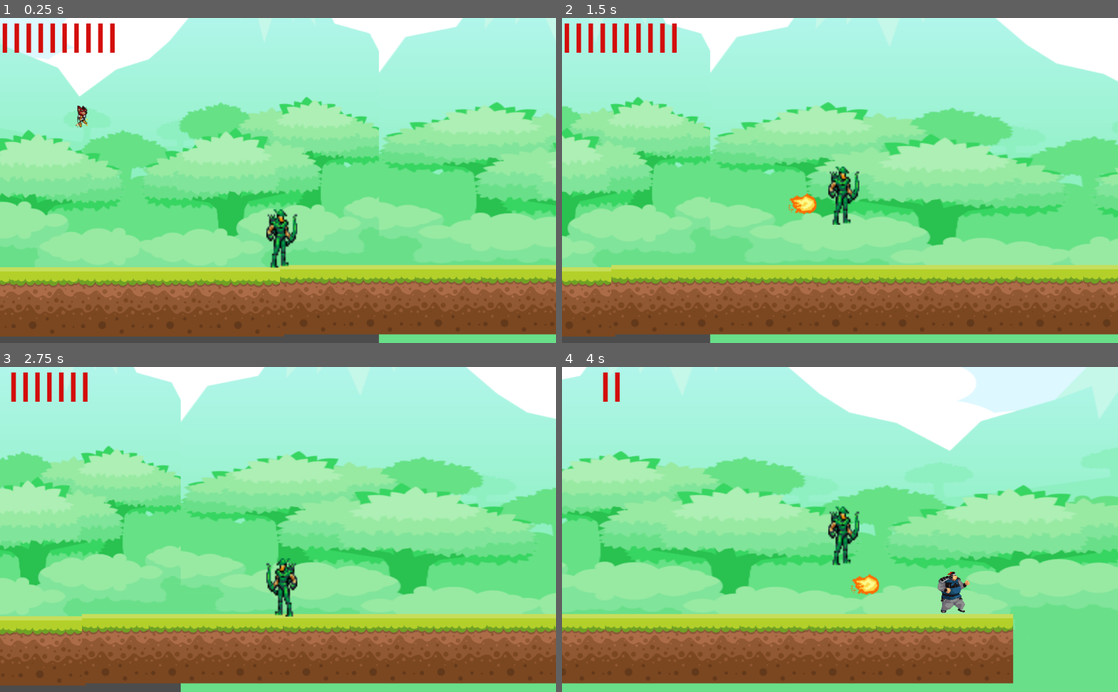
Above: before the commit, frames 1-4 (two rows, left to right).
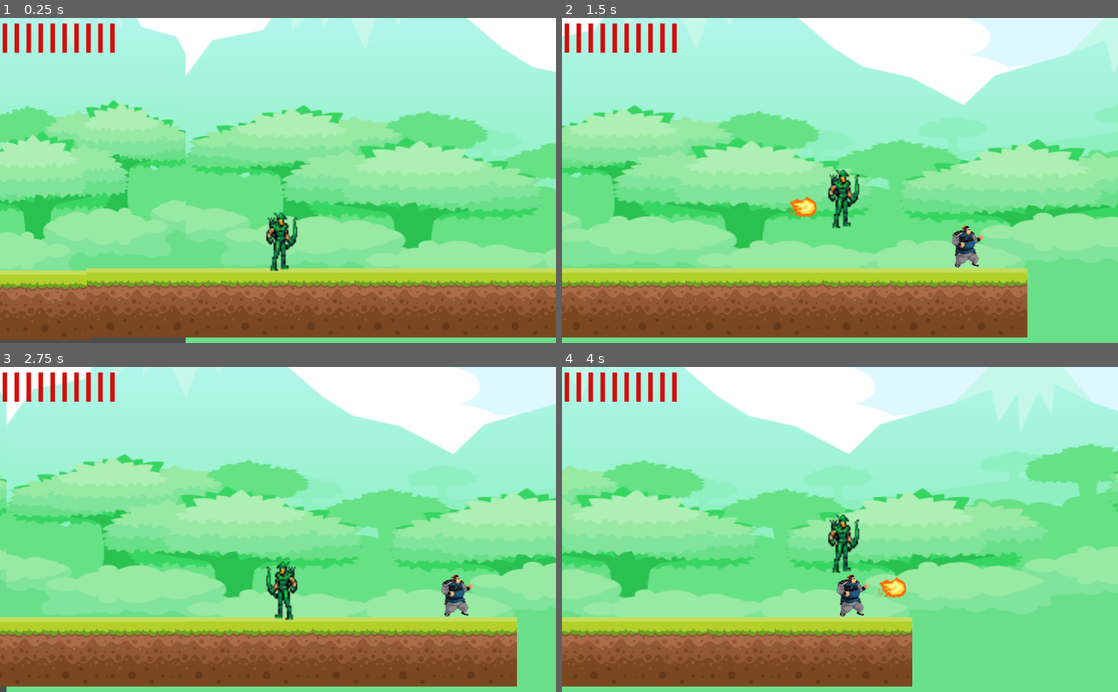
Above: after the commit, the same moments.

Repository: CC-SI/Game_lendas_corrompidas
Game: Godot game, scene res://src/Cenas/Cenario Testes/Cenario Testes.tscn
Two runs of this game, one before a commit and one after it. Both use one fixed random seed, a clock stepped at 60 frames per second and the inputs below.
Inputs:
- Up to frame 1 (0.25 s): no input
- Up to frame 2 (1.5 s): tap Enter (ui_accept) at 0.5, 0.77 s; hold Right (ui_right) from 0.53 s (still down); tap Q (atirar) at 0.6 s; tap F (dash) at 1.35 s
- Up to frame 3 (2.75 s): tap Enter (ui_accept) at 1.52 s; release Right (ui_right) at 2.03 s; hold Left (ui_left) from 2.03 s (still down); tap R (mordida) at 2.1 s
- Up to frame 4 (4 s): release Left (ui_left) at 2.78 s; hold Right (ui_right) from 2.78 s (still down); tap V (uivo) at 2.85 s; tap Enter (ui_accept) at 3.02, 3.77 s; tap Q (atirar) at 3.6 s

The runs differ from the first frame. In frame 1, 45% of the frame differs, in the area x 0-100%, y 0-100%; in frame 2, 49%; in frame 3, 48%; in frame 4, 41%.
Error after the commit: Parse Error: The method "follow_player" isn't declared in the current class. (res://src/scripts/Inimigos/Curupira.gd:23)

Commit message:
feat: chute funcionando

Diff:
--- a/src/Cenas/Cenario Testes/Cenario Testes.tscn
+++ b/src/Cenas/Cenario Testes/Cenario Testes.tscn
@@ -15,6 +15,7 @@
 extents = Vector2( 10, 181 )
 
 [node name="CenarioTestes" type="Node2D"]
+position = Vector2( 192, 6 )
 
 [node name="Fundo" type="Sprite" parent="."]
 position = Vector2( 564.5, 167.999 )
@@ -121,7 +122,7 @@
 shape = SubResource( 2 )
 
 [node name="Player" parent="." instance=ExtResource( 2 )]
-position = Vector2( 1113, 404 )
+position = Vector2( 1469, 406 )
 
 [node name="Morcego" parent="." instance=ExtResource( 4 )]
 position = Vector2( 724, 187 )
--- a/src/Cenas/Inimigos/Curupira.tscn
+++ b/src/Cenas/Inimigos/Curupira.tscn
@@ -7,13 +7,10 @@
 extents = Vector2( 23.5, 34.5 )
 
 [sub_resource type="RectangleShape2D" id=2]
-extents = Vector2( 387.125, 95.75 )
+extents = Vector2( 297.5, 116.625 )
 
 [sub_resource type="RectangleShape2D" id=3]
-extents = Vector2( 898.5, 97.5 )
-
-[sub_resource type="RectangleShape2D" id=4]
-extents = Vector2( 1272.5, 96.5 )
+extents = Vector2( 23, 38.25 )
 
 [node name="Curupira" type="Node2D"]
 position = Vector2( 475, 269 )
@@ -31,27 +28,18 @@
 position = Vector2( -0.5, 0.5 )
 shape = SubResource( 1 )
 
-[node name="Onda 1" type="Area2D" parent="Curupira"]
+[node name="Zona de corrida" type="Area2D" parent="Curupira"]
 
-[node name="CollisionShape2D" type="CollisionShape2D" parent="Curupira/Onda 1"]
-position = Vector2( -2, -2 )
+[node name="CollisionShape2D" type="CollisionShape2D" parent="Curupira/Zona de corrida"]
+position = Vector2( -0.5, -3 )
 shape = SubResource( 2 )
 
-[node name="Onda 2" type="Area2D" parent="Curupira"]
+[node name="Chute" type="Area2D" parent="Curupira"]
 
-[node name="CollisionShape2D" type="CollisionShape2D" parent="Curupira/Onda 2"]
-position = Vector2( -5.5, -4.5 )
+[node name="CollisionShape2D" type="CollisionShape2D" parent="Curupira/Chute"]
+position = Vector2( 25, -1.75 )
 shape = SubResource( 3 )
 
-[node name="Onda 3" type="Area2D" parent="Curupira"]
-
-[node name="CollisionShape2D" type="CollisionShape2D" parent="Curupira/Onda 3"]
-position = Vector2( 9, -5.5 )
-shape = SubResource( 4 )
-
-[connection signal="body_entered" from="Curupira/Onda 1" to="Curupira" method="_on_Onda_1_body_entered"]
-[connection signal="body_exited" from="Curupira/Onda 1" to="Curupira" method="_on_Onda_1_body_exited"]
-[connection signal="body_entered" from="Curupira/Onda 2" to="Curupira" method="_on_Onda_2_body_entered"]
-[connection signal="body_exited" from="Curupira/Onda 2" to="Curupira" method="_on_Onda_2_body_exited"]
-[connection signal="body_entered" from="Curupira/Onda 3" to="Curupira" method="_on_Onda_3_body_entered"]
-[connection signal="body_exited" from="Curupira/Onda 3" to="Curupira" method="_on_Onda_3_body_exited"]
+[connection signal="body_entered" from="Curupira/Zona de corrida" to="Curupira" method="_on_Area2D_body_entered"]
+[connection signal="body_exited" from="Curupira/Zona de corrida" to="Curupira" method="_on_Area2D_body_exited"]
+[connection signal="body_entered" from="Curupira/Chute" to="Curupira" method="_on_Chute_body_entered"]
--- a/src/scripts/Inimigos/Curupira.gd
+++ b/src/scripts/Inimigos/Curupira.gd
@@ -1,81 +1,62 @@
 extends InimigoBase
 
-var zona1 = []
-var zona2 = []
-var zona3 = []
+var player = []
+var is_follow_player: bool = false
+var position_before_is_follow_player
+var isKick: bool = false
+var lado
+var position_return_target = Vector2.ZERO
 
-var fase_ataque = 0
-var ataque_timer = null
-var fase_timer = null
+const velocidade_retorno = 1000
+
+
+onready var sprite = $Sprite
+onready var area2dKick = $Chute
 
 func _ready():
-	# Timer para iniciar ataque a cada 15s
-	ataque_timer = Timer.new()
-	ataque_timer.wait_time = 2
-	ataque_timer.one_shot = false
-	ataque_timer.connect("timeout", self, "_on_AtaqueTimer_timeout")
-	add_child(ataque_timer)
-	ataque_timer.start()
+	velocidade = 400
 
-	# Timer para avançar entre as zonas
-	fase_timer = Timer.new()
-	fase_timer.wait_time = 1.5
-	fase_timer.one_shot = true
-	fase_timer.connect("timeout", self, "_on_FaseTimer_timeout")
-	add_child(fase_timer)
+func _process(delta):
 
-func _on_AtaqueTimer_timeout():
-	# Inicia o ataque se tiver jogador em qualquer zona
-	if zona1.size() > 0 or zona2.size() > 0 or zona3.size() > 0:
-		fase_ataque = 1
-		executar_fase_ataque()
 
-func executar_fase_ataque():
-	match fase_ataque:
-		1:
-			if zona1.size() > 0:
-				for body in zona1:
-					aplicar_dano(3)
-					print("Ataque zona1 - Dano: 30 em " + body.name)
-		2:
-			if zona2.size() > 0:
-				for body in zona2:
-					aplicar_dano(2)
-					print("Ataque zona2 - Dano: 20 em " + body.name)
-		3:
-			if zona3.size() > 0:
-				for body in zona3:
-					aplicar_dano(1)
-					print("Ataque zona3 - Dano: 10 em " + body.name)
-		_:
-			return
+	if is_follow_player:
+		follow_player()
 
-	fase_ataque += 1
-	if fase_ataque <= 3:
-		fase_timer.start()
+	if isKick:
+		return_to_start(delta)
+		if position.distance_to(position_before_is_follow_player) < 5:
+			isKick = false
+			position = position_return_target
 
-func _on_FaseTimer_timeout():
-	executar_fase_ataque()
+func return_to_start(delta):
+	var direction = (position_before_is_follow_player - position).normalized()
+	position += direction * velocidade_retorno * delta * 4
 
-# ---------------------------------------
-# Gerenciamento das zonas
+func add_list(body, list: Array):
+	list.append(body)
+	is_follow_player = true
+	position_before_is_follow_player = position
 
-func add_list(body, list: Array, nome_zona: String):
-	if body.is_in_group("player"):
-		if not list.has(body):
-			list.append(body)
-			print("Entrou na " + nome_zona + ": " + body.name)
 
-func remove_list(body, list: Array, nome_zona: String):
+func remove_list(body, list: Array):
 	if list.has(body):
 		list.erase(body)
-		print("Saiu da " + nome_zona + ": " + body.name)
+		is_follow_player = false
+		isKick = false
 
-func _on_Onda_1_body_entered(body): add_list(body, zona1, "Zona 1")
-func _on_Onda_1_body_exited(body): remove_list(body, zona1, "Zona 1")
+func mudarLadoSprite():
+	sprite.flip_h = lado != 1
+	area2dKick.scale.x = lado
 
-func _on_Onda_2_body_entered(body): add_list(body, zona2, "Zona 2")
-func _on_Onda_2_body_exited(body): remove_list(body, zona2, "Zona 2")
+func _on_Area2D_body_entered(body):
+	if body.is_in_group("player"):
+		add_list(body, player)
 
-func _on_Onda_3_body_entered(body): add_list(body, zona3, "Zona 3")
-func _on_Onda_3_body_exited(body): remove_list(body, zona3, "Zona 3")
+func _on_Area2D_body_exited(body):
+	remove_list(body, player)
+
+func _on_Chute_body_entered(body):
+	if body.is_in_group("player"):
+		isKick = true
+		aplicar_dano(2)
+		print("Chutou player")
Not shown: 1 places in src/Cenas/Inimigos/Curupira.tscn that only renumber resources
